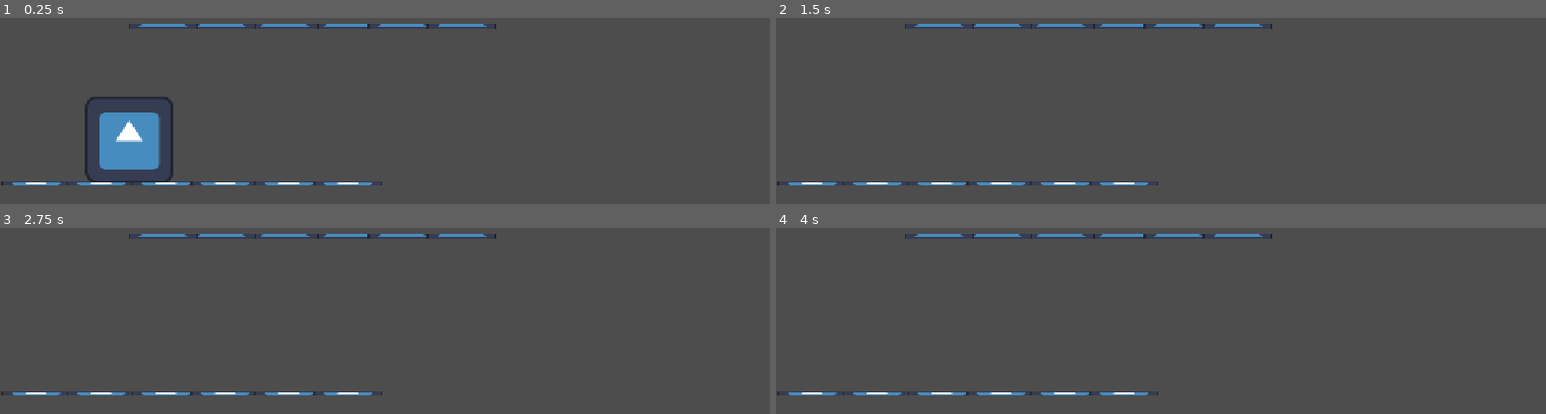
Above: before the commit, frames 1-4 (two rows, left to right).
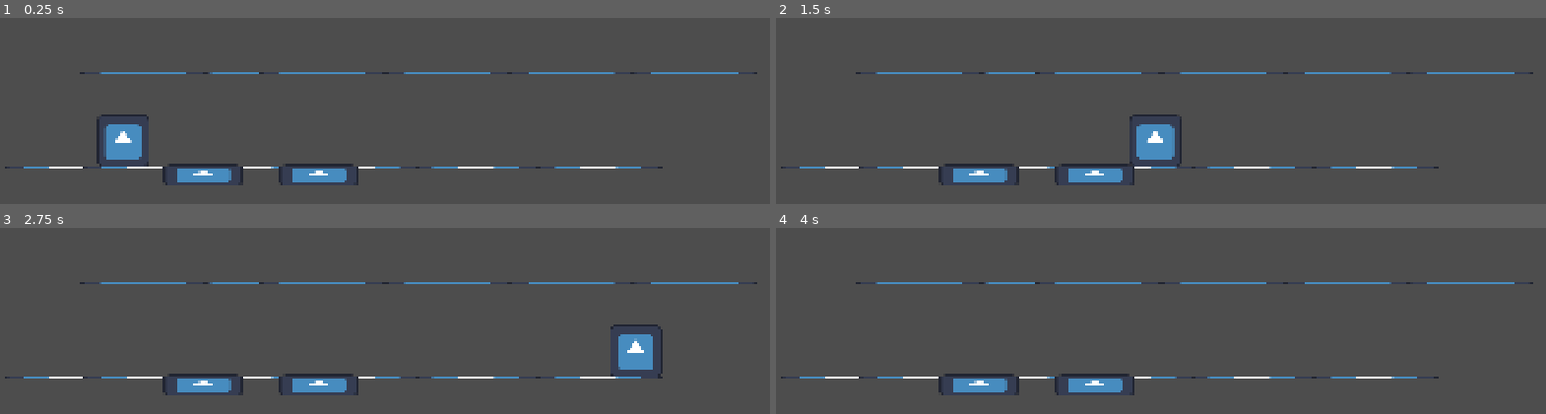
Above: after the commit, the same moments.

Repository: ricargoes/LayeredWheel
Game: Godot game, scene res://src/world.tscn
Same seed, same stepped clock (60 frames per second), same inputs: the game is played once before the commit and once after it. The engine's default icon, where the game draws it, is replaced by a stand-in: a white triangle on a blue panel in a dark square.
Inputs:
- Up to frame 1 (0.25 s): no input
- Up to frame 2 (1.5 s): hold C (change_layer) 0.53-1.28 s; tap Space (jump) at 0.77 s; tap C (change_layer) at 1.35 s
- Up to frame 3 (2.75 s): tap Space (jump) at 1.52 s; hold S (down) from 2.03 s (still down); hold C (change_layer) from 2.03 s (still down)
- Up to frame 4 (4 s): release S (down) at 2.78 s; release C (change_layer) at 2.78 s; tap C (change_layer) at 2.85 s; tap Space (jump) at 3.02, 3.77 s; hold C (change_layer) from 3.53 s (still down)

The runs differ from the first frame. In frame 1, 6.2% of the frame differs, in the area x 0-99%, y 3-90%; in frame 2, 5.1%; in frame 3, 4.9%; in frame 4, 4.0%.

Commit message:
elemental sources and elemental interactions in layers

Diff:
--- a/project.godot
+++ b/project.godot
@@ -21,6 +21,8 @@
 
 [display]
 
+window/size/viewport_width=1920
+window/size/viewport_height=1080
 window/stretch/mode="canvas_items"
 window/stretch/aspect="expand"
 
--- a/src/characters/wheel.gd
+++ b/src/characters/wheel.gd
@@ -9,8 +9,8 @@
 @export
 var max_life_points: int = 3
 
-var outer_layer: String = "air"
-var inner_layer: String = "air"
+var outer_layer: GameLibrary.Element = GameLibrary.Element.Air
+var inner_layer: GameLibrary.Element = GameLibrary.Element.Air
 var life_points: float = 50.0
 var enemies_slain: int = 0
 
@@ -45,9 +45,78 @@
 		change_layer()
 
 func change_layer() -> void:
+	if outer_layer in GameLibrary.active_elements():
+		return
 	var buffer = outer_layer
 	outer_layer = inner_layer
 	inner_layer = buffer
+
+func get_splashed(element: GameLibrary.Element) -> void:
+	match element:
+		GameLibrary.Element.Water:
+			match outer_layer:
+				GameLibrary.Element.Air, GameLibrary.Element.Water:
+					imbue_layer(GameLibrary.Element.Water)
+				GameLibrary.Element.Oil:
+					imbue_layer(GameLibrary.Element.Oil)
+				GameLibrary.Element.Gravel:
+					imbue_layer(GameLibrary.Element.Mud)
+				GameLibrary.Element.Fire:
+					imbue_layer(GameLibrary.Element.Air)
+				GameLibrary.Element.Electricity, GameLibrary.Element.Mud:
+					shorten_active_layer_lifespan()
+		GameLibrary.Element.Oil:
+			match outer_layer:
+				GameLibrary.Element.Air, GameLibrary.Element.Oil:
+					imbue_layer(GameLibrary.Element.Oil)
+				GameLibrary.Element.Water, GameLibrary.Element.Gravel, GameLibrary.Element.Electricity, GameLibrary.Element.Mud:
+					pass
+				GameLibrary.Element.Fire:
+					lengthen_active_layer_lifespan()
+		GameLibrary.Element.Gravel:
+			match outer_layer:
+				GameLibrary.Element.Air, GameLibrary.Element.Gravel, GameLibrary.Element.Fire:
+					imbue_layer(GameLibrary.Element.Gravel)
+				GameLibrary.Element.Water, GameLibrary.Element.Electricity:
+					imbue_layer(GameLibrary.Element.Mud)
+				GameLibrary.Element.Oil:
+					pass
+				GameLibrary.Element.Mud:
+					shorten_active_layer_lifespan()
+		GameLibrary.Element.Fire:
+			match outer_layer:
+				GameLibrary.Element.Air, GameLibrary.Element.Gravel, GameLibrary.Element.Fire:
+					hurt()
+				GameLibrary.Element.Water, GameLibrary.Element.Electricity:
+					imbue_layer(GameLibrary.Element.Air)
+				GameLibrary.Element.Oil:
+					imbue_layer(GameLibrary.Element.Fire)
+				GameLibrary.Element.Mud:
+					pass
+		GameLibrary.Element.Electricity:
+			match outer_layer:
+				GameLibrary.Element.Air, GameLibrary.Element.Gravel, GameLibrary.Element.Oil, GameLibrary.Element.Fire:
+					hurt()
+				GameLibrary.Element.Water:
+					imbue_layer(GameLibrary.Element.Electricity)
+				GameLibrary.Element.Electricity:
+					lengthen_active_layer_lifespan()
+				GameLibrary.Element.Mud:
+					pass
+
+func shorten_active_layer_lifespan() -> void:
+	$ActiveLayerLifespan.time_left /= 2
+
+
+func lengthen_active_layer_lifespan() -> void:
+	$ActiveLayerLifespan.time_left *= 1.5
+
+func imbue_layer(element: GameLibrary.Element) -> void:
+	outer_layer = element
+	if element in GameLibrary.active_elements():
+		$ActiveLayerLifespan.start(10)
+	else:
+		$ActiveLayerLifespan.stop()
 
 func hurt(damage: int = 1):
 	life_points -= damage
--- a/src/characters/wheel.tscn
+++ b/src/characters/wheel.tscn
@@ -75,3 +75,5 @@
 
 [node name="CollisionShape2D" type="CollisionShape2D" parent="Layers" unique_id=1763840296]
 shape = SubResource("CircleShape2D_3uoas")
+
+[node name="ActiveLayerLifespan" type="Timer" parent="." unique_id=468315740]
--- a/src/game_library.gd
+++ b/src/game_library.gd
@@ -1,3 +1,11 @@
 extends Node
 
 var GRAVITY: float = 4000
+
+enum Element {Air, Water, Oil, Gravel, Fire, Electricity, Mud}
+
+func passive_elements() -> Array[GameLibrary.Element]:
+	return [GameLibrary.Element.Air, GameLibrary.Element.Water, GameLibrary.Element.Oil, GameLibrary.Element.Gravel]
+
+func active_elements() -> Array[GameLibrary.Element]:
+	return [GameLibrary.Element.Fire, GameLibrary.Element.Electricity, GameLibrary.Element.Mud]
--- /dev/null
+++ b/src/stage/elemental_source.gd
@@ -0,0 +1,22 @@
+class_name ElementalSource extends Area2D
+
+@export
+var type: GameLibrary.Element = GameLibrary.Element.Water
+
+func _ready() -> void:
+	match type:
+		GameLibrary.Element.Water:
+			$AnimatedSprite2D.animation = "water"
+		GameLibrary.Element.Oil:
+			$AnimatedSprite2D.animation = "oil"
+		GameLibrary.Element.Gravel:
+			$AnimatedSprite2D.animation = "gravel"
+		GameLibrary.Element.Fire:
+			$AnimatedSprite2D.animation = "flame"
+		GameLibrary.Element.Electricity:
+			$AnimatedSprite2D.animation = "cable"
+
+
+func _on_body_entered(body: Node2D) -> void:
+	body.get_splashed(type)
+	$AnimatedSprite2D.play()
--- /dev/null
+++ b/src/stage/elemental_source.tscn
@@ -0,0 +1,49 @@
+[gd_scene format=3 uid="uid://bkimcg61o4n8h"]
+
+[ext_resource type="Texture2D" uid="uid://djpb8v3usvygg" path="res://icon.svg" id="1_85gyl"]
+[ext_resource type="Script" uid="uid://n1fk3s238oc3" path="res://src/stage/elemental_source.gd" id="1_vfntf"]
+
+[sub_resource type="RectangleShape2D" id="RectangleShape2D_85gyl"]
+size = Vector2(192, 20)
+
+[sub_resource type="SpriteFrames" id="SpriteFrames_kvonq"]
+animations = [{
+"frames": [{
+"duration": 1.0,
+"texture": ExtResource("1_85gyl")
+}],
+"loop": 0,
+"name": &"gravel",
+"speed": 5.0
+}, {
+"frames": [{
+"duration": 1.0,
+"texture": ExtResource("1_85gyl")
+}],
+"loop": 0,
+"name": &"oil",
+"speed": 5.0
+}, {
+"frames": [{
+"duration": 1.0,
+"texture": ExtResource("1_85gyl")
+}],
+"loop": 0,
+"name": &"water",
+"speed": 5.0
+}]
+
+[node name="ElementalSource" type="Area2D" unique_id=1725656556]
+collision_layer = 0
+script = ExtResource("1_vfntf")
+
+[node name="CollisionShape2D" type="CollisionShape2D" parent="." unique_id=2119944439]
+shape = SubResource("RectangleShape2D_85gyl")
+
+[node name="AnimatedSprite2D" type="AnimatedSprite2D" parent="." unique_id=2024253618]
+position = Vector2(0, 20.000004)
+scale = Vector2(1.5, 0.4)
+sprite_frames = SubResource("SpriteFrames_kvonq")
+animation = &"water"
+
+[connection signal="body_entered" from="." to="." method="_on_body_entered"]
--- a/src/stage/platform.tscn
+++ b/src/stage/platform.tscn
@@ -3,15 +3,15 @@
 [ext_resource type="Texture2D" uid="uid://djpb8v3usvygg" path="res://icon.svg" id="1_2bcjr"]
 
 [sub_resource type="SegmentShape2D" id="SegmentShape2D_kvonq"]
-a = Vector2(-50, 0)
-b = Vector2(50, 0)
+a = Vector2(-150, 0)
+b = Vector2(150, 0)
 
 [node name="Platform" type="StaticBody2D" unique_id=801414866]
 collision_layer = 2
 collision_mask = 0
 
 [node name="Sprite2D" type="Sprite2D" parent="." unique_id=1728323473]
-scale = Vector2(0.8, 0.05)
+scale = Vector2(2.4, 0.05)
 texture = ExtResource("1_2bcjr")
 
 [node name="CollisionShape2D" type="CollisionShape2D" parent="." unique_id=2044547578]
--- a/src/world.tscn
+++ b/src/world.tscn
@@ -2,46 +2,56 @@
 
 [ext_resource type="PackedScene" uid="uid://paasf2u0keqv" path="res://src/stage/platform.tscn" id="1_xlegt"]
 [ext_resource type="PackedScene" uid="uid://c52axfdqsgime" path="res://src/characters/wheel.tscn" id="2_0qwtu"]
+[ext_resource type="PackedScene" uid="uid://bkimcg61o4n8h" path="res://src/stage/elemental_source.tscn" id="3_0qwtu"]
 
 [node name="World" type="Node2D" unique_id=269513847]
 
 [node name="Ground" type="Node2D" parent="." unique_id=336443981]
 
 [node name="Platform" parent="Ground" unique_id=801414866 instance=ExtResource("1_xlegt")]
-position = Vector2(53, 618)
+position = Vector2(164, 991)
 
 [node name="Platform2" parent="Ground" unique_id=1313682639 instance=ExtResource("1_xlegt")]
-position = Vector2(148, 618)
+position = Vector2(1459, 991)
 
 [node name="Platform3" parent="Ground" unique_id=1029616316 instance=ExtResource("1_xlegt")]
-position = Vector2(243, 618)
+position = Vector2(354, 991)
 
 [node name="Platform4" parent="Ground" unique_id=1743226872 instance=ExtResource("1_xlegt")]
-position = Vector2(329, 618)
+position = Vector2(1160, 991)
 
 [node name="Platform5" parent="Ground" unique_id=1087602410 instance=ExtResource("1_xlegt")]
-position = Vector2(422, 618)
+position = Vector2(869, 991)
 
 [node name="Platform6" parent="Ground" unique_id=2014682857 instance=ExtResource("1_xlegt")]
-position = Vector2(509, 618)
+position = Vector2(620, 991)
 
 [node name="Platform7" parent="Ground" unique_id=969759423 instance=ExtResource("1_xlegt")]
-position = Vector2(509, 388)
+position = Vector2(620, 761)
 
 [node name="Platform11" parent="Ground" unique_id=1932226058 instance=ExtResource("1_xlegt")]
-position = Vector2(588, 388)
+position = Vector2(1693, 761)
 
 [node name="Platform12" parent="Ground" unique_id=1504089302 instance=ExtResource("1_xlegt")]
-position = Vector2(675, 388)
+position = Vector2(786, 761)
 
 [node name="Platform8" parent="Ground" unique_id=367996158 instance=ExtResource("1_xlegt")]
-position = Vector2(416, 388)
+position = Vector2(1392, 761)
 
 [node name="Platform9" parent="Ground" unique_id=987213078 instance=ExtResource("1_xlegt")]
-position = Vector2(324, 388)
+position = Vector2(1091, 761)
 
 [node name="Platform10" parent="Ground" unique_id=1510379824 instance=ExtResource("1_xlegt")]
-position = Vector2(239, 388)
+position = Vector2(350, 761)
 
 [node name="Wheel" parent="." unique_id=1984499010 instance=ExtResource("2_0qwtu")]
-position = Vector2(64, 539)
+position = Vector2(175, 912)
+
+[node name="Puddles" type="Node2D" parent="." unique_id=533070988]
+
+[node name="Puddle" parent="Puddles" unique_id=1725656556 instance=ExtResource("3_0qwtu")]
+position = Vector2(495, 990)
+
+[node name="Puddle2" parent="Puddles" unique_id=627847792 instance=ExtResource("3_0qwtu")]
+position = Vector2(777, 990)
+puddle_type = 3
Not shown, added: src/stage/elemental_source.gd.uid
